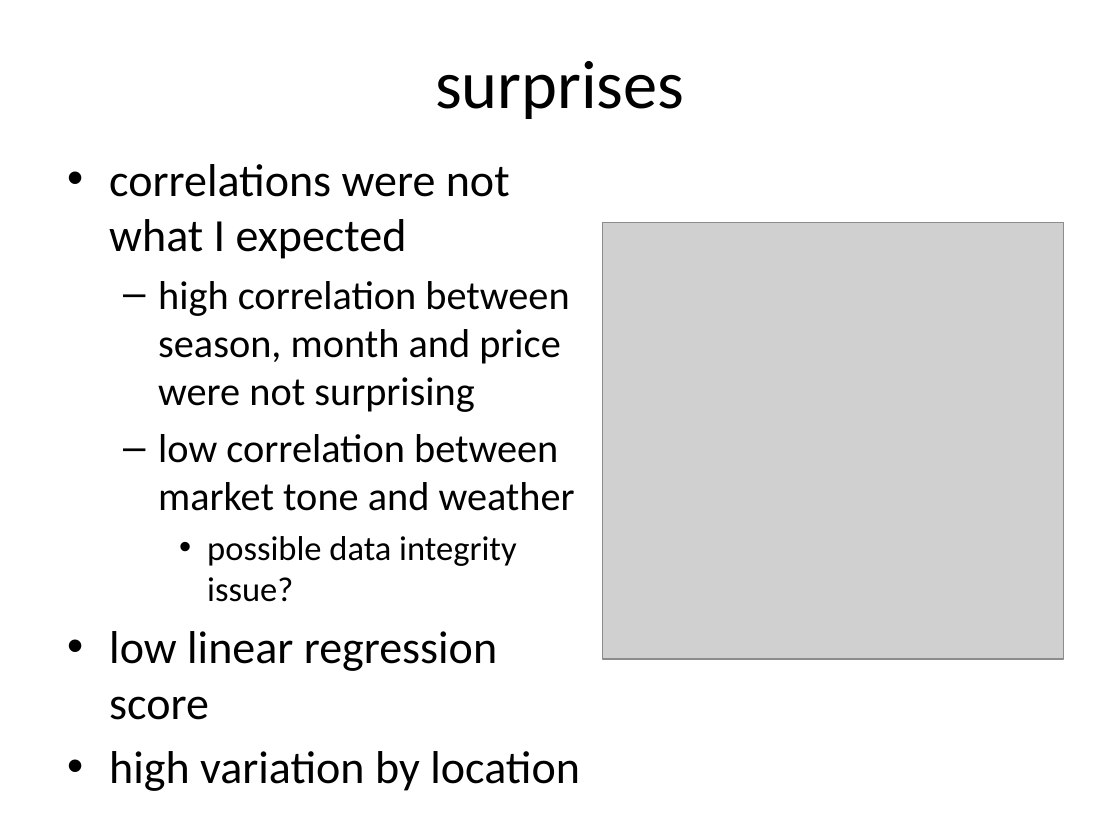
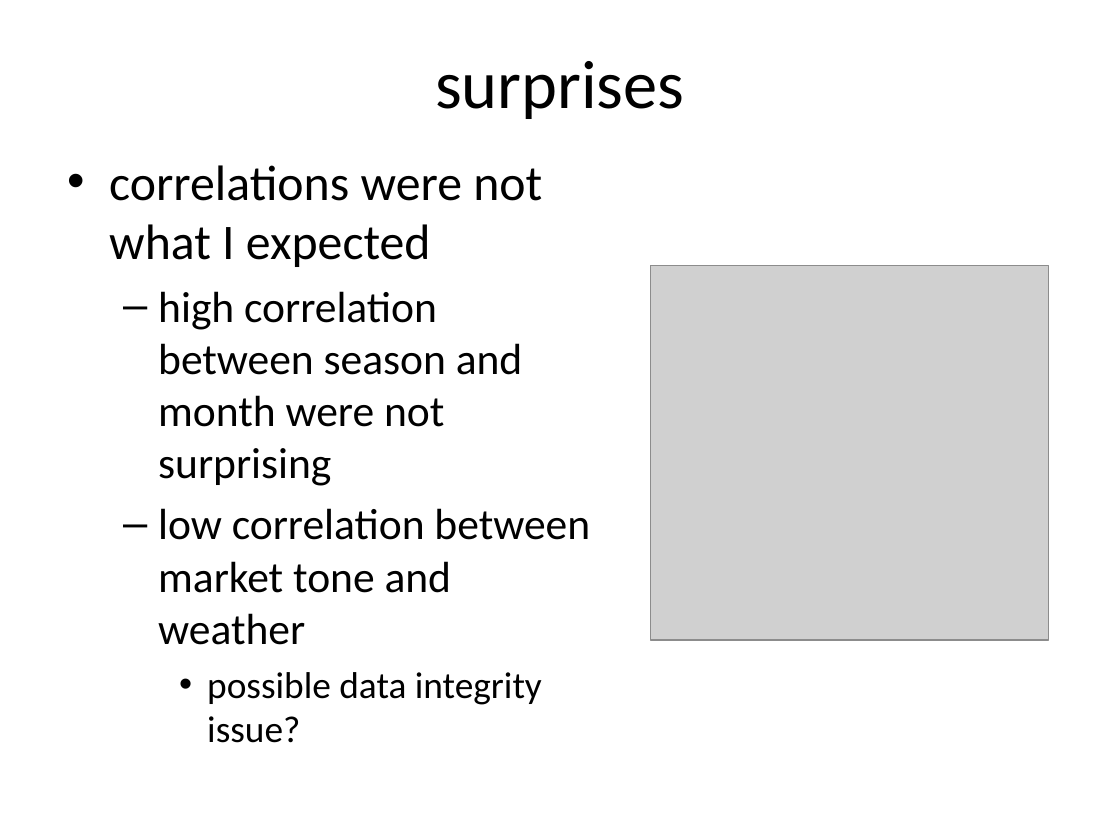
Before and after one commit to anastasiapetrie/USDA_Calc, a slide deck: slide 11 of presentation.pptx. Drawn at 1120x840 pixels with LibreOffice and Linux fonts; fonts in the diff are those of the drawing; grey boxes stand for pictures. Boxes give left, top, right and bottom in pixels: in the first picture for what was removed or moved away, otherwise in the second. Text is boxed around its words. In the diff, an @@ line names an element or a change of style, - is before the commit and + after.

```diff
--- a/presentation.pptx
+++ b/presentation.pptx
@@ text at (x1=109, y1=165, x2=590, y2=743): size 29.6 to 32 pt in "correlations were not what I expected"; size 25.9 to 28 pt in "low correlation between market tone and weather"; size 22.2 to 24 pt in "possible data integrity issue?" @@
@@ picture resized from (x1=603, y1=223, x2=1064, y2=660) to (x1=651, y1=265, x2=1049, y2=641) @@
@@ text at (x1=158, y1=291, x2=523, y2=486): text changed; size 25.9 to 28 pt @@
-  – high correlation between season, month and price were not surprising
+  – high correlation between season and month were not surprising
@@ text at (x1=109, y1=631, x2=580, y2=791): paragraphs removed @@
-• low linear regression score
-• high variation by location
```
Also in this commit, not shown: 5 other slides changed, 1 slide added, 1 other file.
